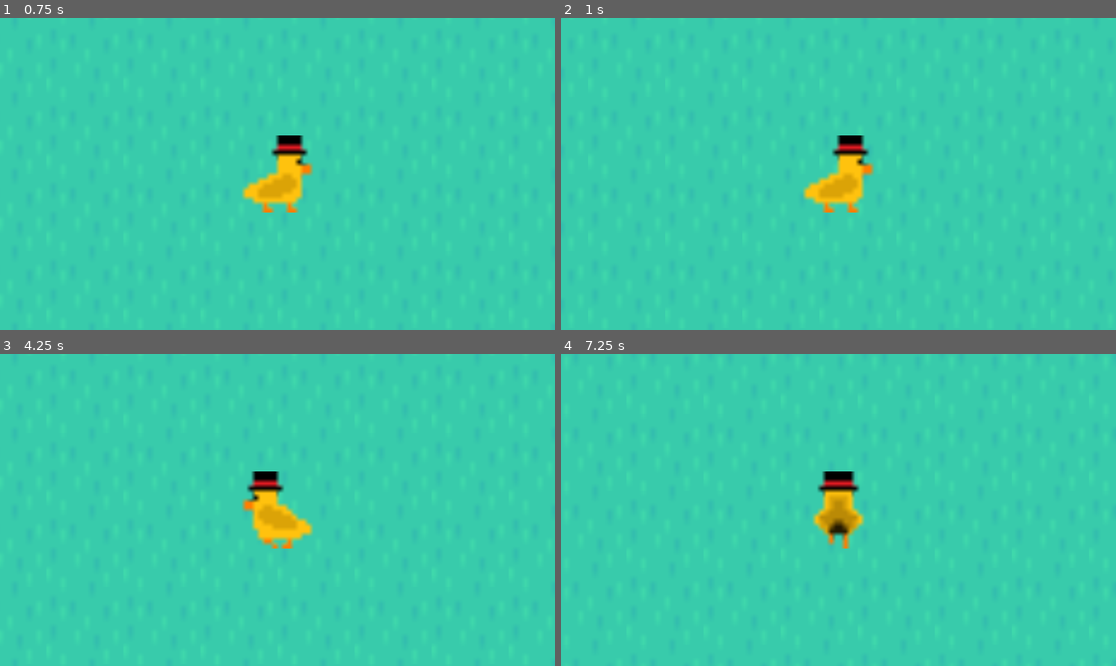
Above: before the commit, frames 1-4 (two rows, left to right).
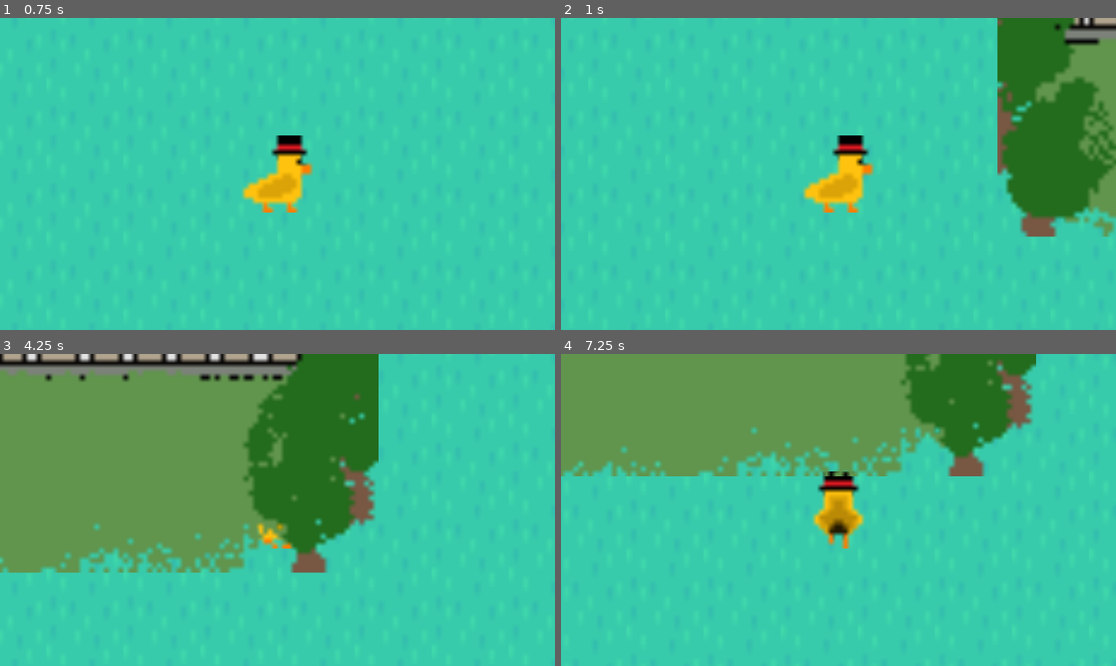
Above: after the commit, the same moments.

Repository: Is0toi/Quack-Quest
Game: Godot game, scene res://Scenes/Main.tscn
The game is run twice, just before and just after one commit, with the same random seed, the same clock (stepped at 60 frames per second) and the same inputs.
Inputs:
- Up to frame 1 (0.75 s): hold D (right) from 0.53 s (still down)
- Up to frame 2 (1 s): keep holding D (right)
- Up to frame 3 (4.25 s): release D (right) at 1.28 s; hold S (down) 1.28-2.03 s; hold D (right) 2.03-2.78 s; hold W (up) 2.78-3.53 s; hold A (left) from 3.53 s (still down)
- Up to frame 4 (7.25 s): release A (left) at 5.03 s; hold S (down) 5.03-5.78 s; hold D (right) 5.78-6.53 s; hold W (up) from 6.53 s (still down)

Frame 1 is identical in both runs. In frame 2, 14% of the frame differs, in the area x 78-100%, y 0-71%; in frame 3, 45%, in the area x 0-69%, y 0-71%; in frame 4, 30%.

Commit message:
Add dome sprite and bump Godot feature to 4.5
Add a dome texture resource and instantiate a Sprite2D in Main.tscn (positioned at Vector2(277, -51)). Incremented scene load_steps from 5 to 6 to account for the new resource. Update project.godot features entry from "4.4" to "4.5" to match the target Godot feature set.

Diff:
--- a/quack-quest/Scenes/Main.tscn
+++ b/quack-quest/Scenes/Main.tscn
@@ -1,7 +1,8 @@
-[gd_scene load_steps=5 format=4 uid="uid://4bc5lvrgnigt"]
+[gd_scene load_steps=6 format=4 uid="uid://4bc5lvrgnigt"]
 
 [ext_resource type="Texture2D" uid="uid://dwq6lmxsllt6s" path="res://kenney_rpg-urban-pack/Tilemap/tilemap.png" id="1_jw32o"]
 [ext_resource type="PackedScene" uid="uid://d14wwjmu6wyo7" path="res://Character/main_character.tscn" id="2_idj7w"]
+[ext_resource type="Texture2D" uid="uid://r6d3aa10agbi" path="res://Images/dome.png" id="3_kln2b"]
 
 [sub_resource type="TileSetAtlasSource" id="TileSetAtlasSource_1p5hy"]
 texture = ExtResource("1_jw32o")
@@ -550,3 +551,7 @@
 tile_set = SubResource("TileSet_h1m7h")
 
 [node name="Main-Character" parent="Layer0" instance=ExtResource("2_idj7w")]
+
+[node name="Sprite2D" type="Sprite2D" parent="."]
+position = Vector2(277, -51)
+texture = ExtResource("3_kln2b")
--- a/quack-quest/project.godot
+++ b/quack-quest/project.godot
@@ -12,7 +12,7 @@
 
 config/name="Quack Quest"
 run/main_scene="uid://4bc5lvrgnigt"
-config/features=PackedStringArray("4.4", "Forward Plus")
+config/features=PackedStringArray("4.5", "Forward Plus")
 config/icon="res://icon.svg"
 
 [dotnet]
